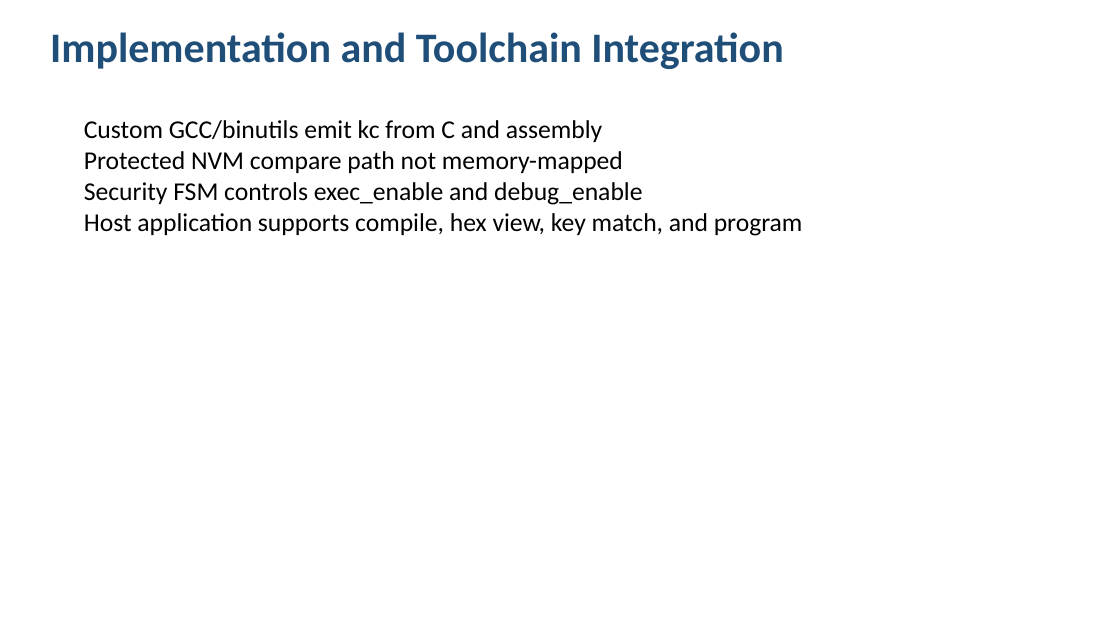
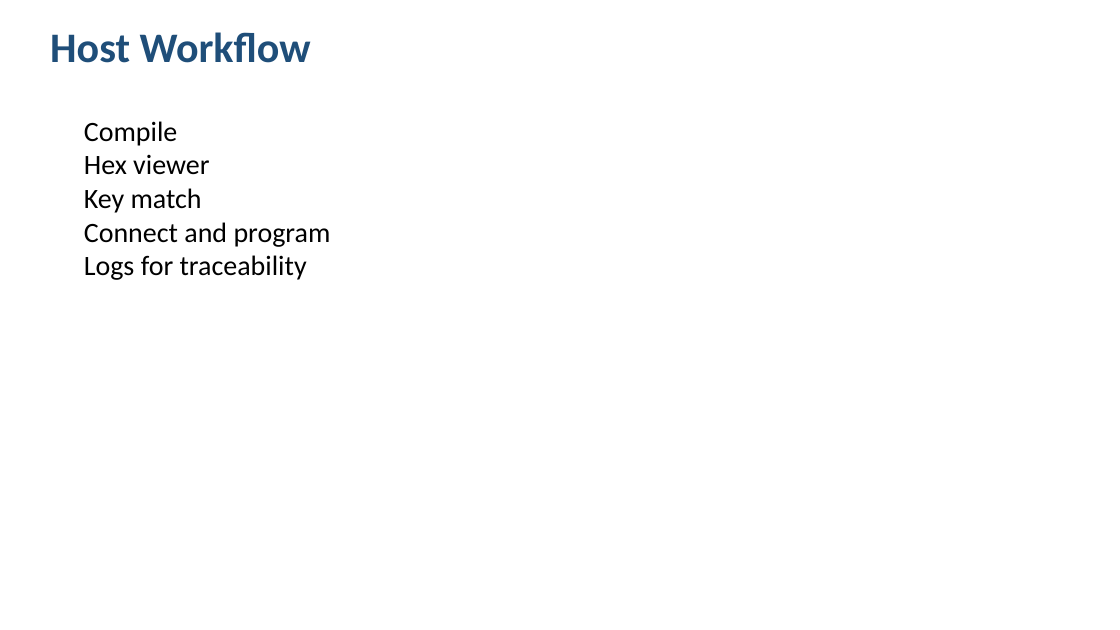
Before and after one commit to Maria618-hash/Ardiono-Alpha, a slide deck: slide 8 of Final_Defense_Presentation.pptx (slide 9 before the commit). Drawn at 1120x630 pixels with LibreOffice and Linux fonts; fonts in the diff are those of the drawing. Boxes give left, top, right and bottom in pixels: in the first picture for what was removed or moved away, otherwise in the second. Text is boxed around its words. In the diff, an @@ line names an element or a change of style, - is before the commit and + after.

```diff
--- a/Final_Defense_Presentation.pptx
+++ b/Final_Defense_Presentation.pptx
@@ text at (x1=50, y1=32, x2=311, y2=63): text changed @@
-Implementation and Toolchain Integration
+Host Workflow
@@ text at (x1=84, y1=121, x2=331, y2=280): text changed; size 22 to 24 pt @@
-Custom GCC/binutils emit kc from C and assembly
-Protected NVM compare path not memory-mapped
-Security FSM controls exec_enable and debug_enable
-Host application supports compile, hex view, key match, and program
+Compile
+Hex viewer
+Key match
+Connect and program
+Logs for traceability
```
Also in this commit, not shown: 8 other slides changed, 3 slides added, 8 slides removed.
